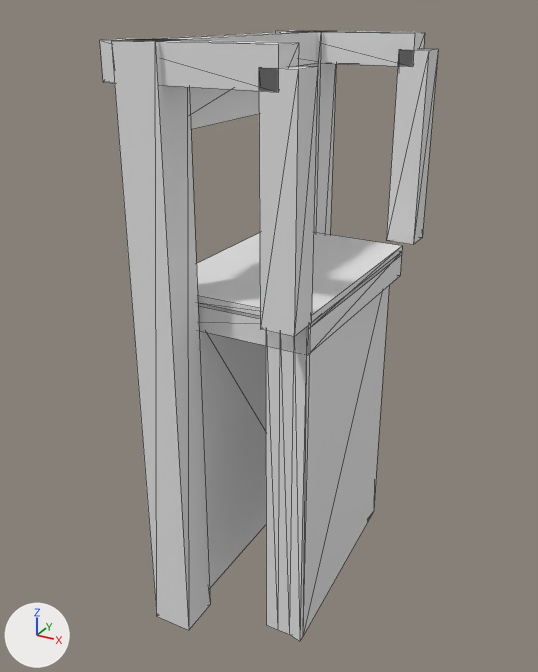
An edit to the glTF model models/maassluis/maassluis-lijndraaiersbrug/maassluis-lijndraaiersbrug.glb, drawn before and after from the same camera.
Camera for both pictures: a 50 mm camera at (9.62, -18.6, 7.23) aimed at (-0.41, -0.36, -1.88). The axes (+X, +Y, +Z) are drawn at lower left. The lights are the same throughout. The older version comes first. Mesh edges are drawn as thin lines.

Objects in the first picture: 'building:balans', 'building:balans 2', 'building:contragewicht', 'building:hamei', 'building:hamei 2', 'building:hangstang', 'building:hangstang 2', 'building:portaal', 'road:dek', 'road:landhoofd (aangenomen)', 'road:landhoofd (aangenomen) 2', 'road:rijbaan lokale weg'.
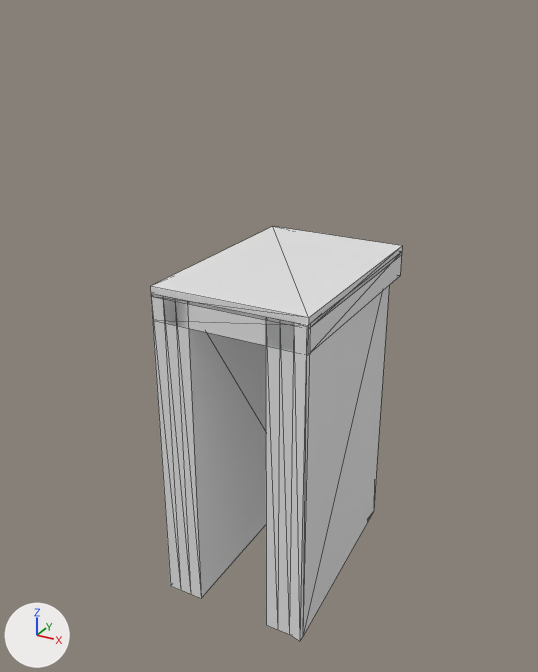
Pixel boxes [x1, y1, x2, y2] of what changed, in the pictures (538 x 672 px):
'building:hamei 2', deleted: before [111, 39, 210, 630]
'building:hangstang 2', deleted: before [259, 66, 318, 336]
'building:hangstang', deleted: before [386, 49, 438, 244]
'building:balans 2', deleted: before [100, 39, 299, 92]
'building:hamei', deleted: before [286, 30, 336, 235]
'building:balans', deleted: before [276, 30, 425, 66]
'building:contragewicht', deleted: before [189, 87, 259, 129]
'building:portaal', deleted: before [158, 31, 317, 66]

Edits to the bpy script that builds the scene:
```text
Remove ob_building_hamei:
    ob_building_hamei = bpy.data.objects.new('building:hamei', me_hamei)
    ob_building_hamei.location = (0.0, 0.0, 0.0)
Remove ob_building_hamei_2:
    ob_building_hamei_2 = bpy.data.objects.new('building:hamei 2', me_hamei_2)
    ob_building_hamei_2.location = (0.0, 0.0, 0.0)
Remove ob_building_portaal:
    ob_building_portaal = bpy.data.objects.new('building:portaal', me_portaal)
    ob_building_portaal.location = (0.0, 0.0, 0.0)
Remove ob_building_balans:
    ob_building_balans = bpy.data.objects.new('building:balans', me_balans)
    ob_building_balans.location = (0.0, 0.0, 0.0)
Remove ob_building_hangstang:
    ob_building_hangstang = bpy.data.objects.new('building:hangstang', me_hangstang)
    ob_building_hangstang.location = (0.0, 0.0, 0.0)
Remove ob_building_balans_2:
    ob_building_balans_2 = bpy.data.objects.new('building:balans 2', me_balans_2)
    ob_building_balans_2.location = (0.0, 0.0, 0.0)
Remove ob_building_hangstang_2:
    ob_building_hangstang_2 = bpy.data.objects.new('building:hangstang 2', me_hangstang_2)
    ob_building_hangstang_2.location = (0.0, 0.0, 0.0)
Remove ob_building_contragewicht:
    ob_building_contragewicht = bpy.data.objects.new('building:contragewicht', me_contragewicht)
    ob_building_contragewicht.location = (0.0, 0.0, 0.0)
```
